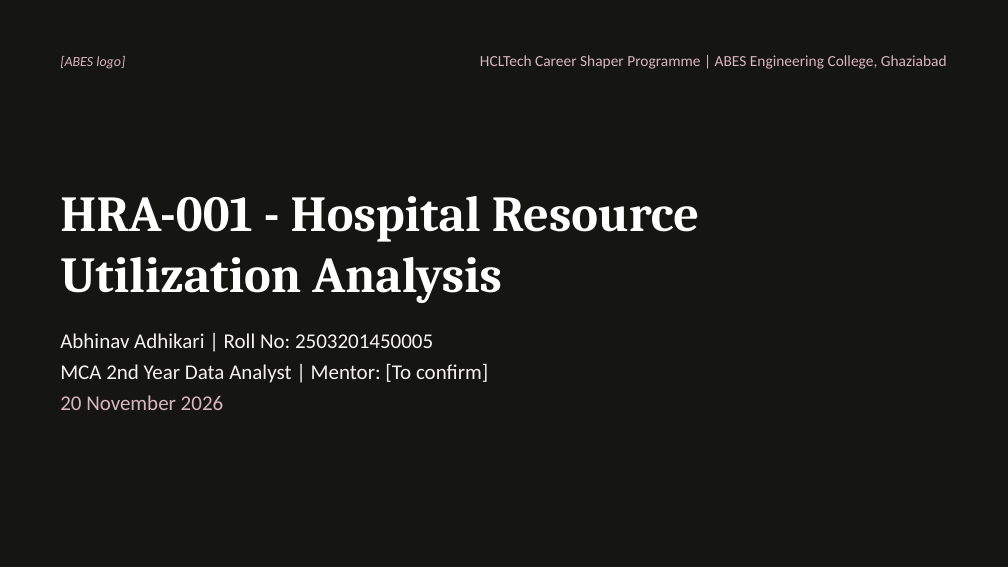
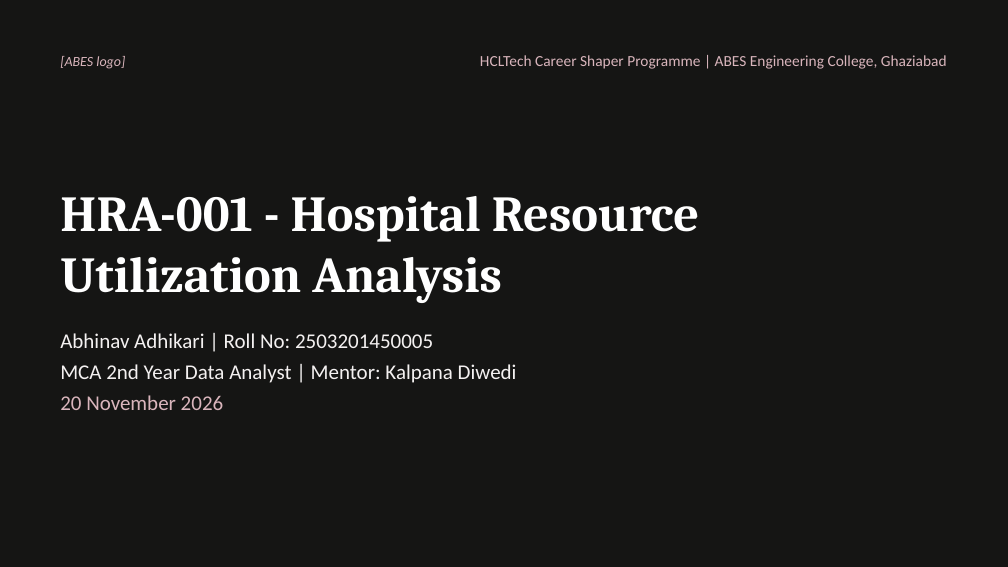
Before and after one commit to abhinavadhikari25-ops/HCL_PROJECT, a slide deck: slide 1 of docs/HRA-001_Presentation.pptx. Drawn at 1008x567 pixels with LibreOffice and Linux fonts; fonts in the diff are those of the drawing. Boxes give left, top, right and bottom in pixels: in the first picture for what was removed or moved away, otherwise in the second. Text is boxed around its words. In the diff, an @@ line names an element or a change of style, - is before the commit and + after.

Commit message:
Update confirmed Mentor (Kalpana Diwedi) and Live App URL across docx, pptx, and UI-08

```diff
--- a/docs/HRA-001_Presentation.pptx
+++ b/docs/HRA-001_Presentation.pptx
@@ text at [60,364,517,383]: text changed @@
-MCA 2nd Year Data Analyst | Mentor: [To confirm]
+MCA 2nd Year Data Analyst | Mentor: Kalpana Diwedi
```
Also in this commit, not shown: 1 other slide changed, 2 other files.
